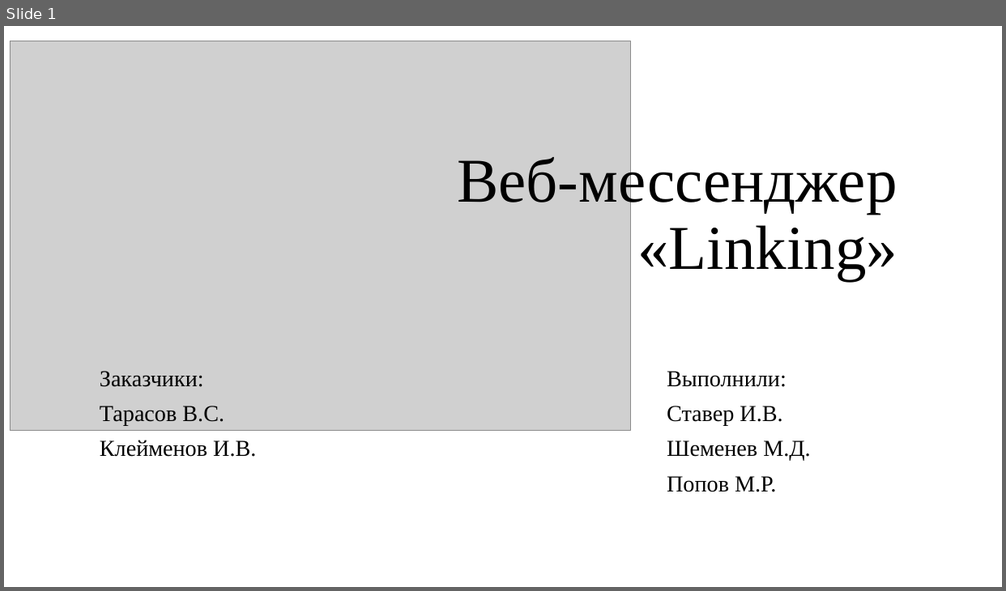
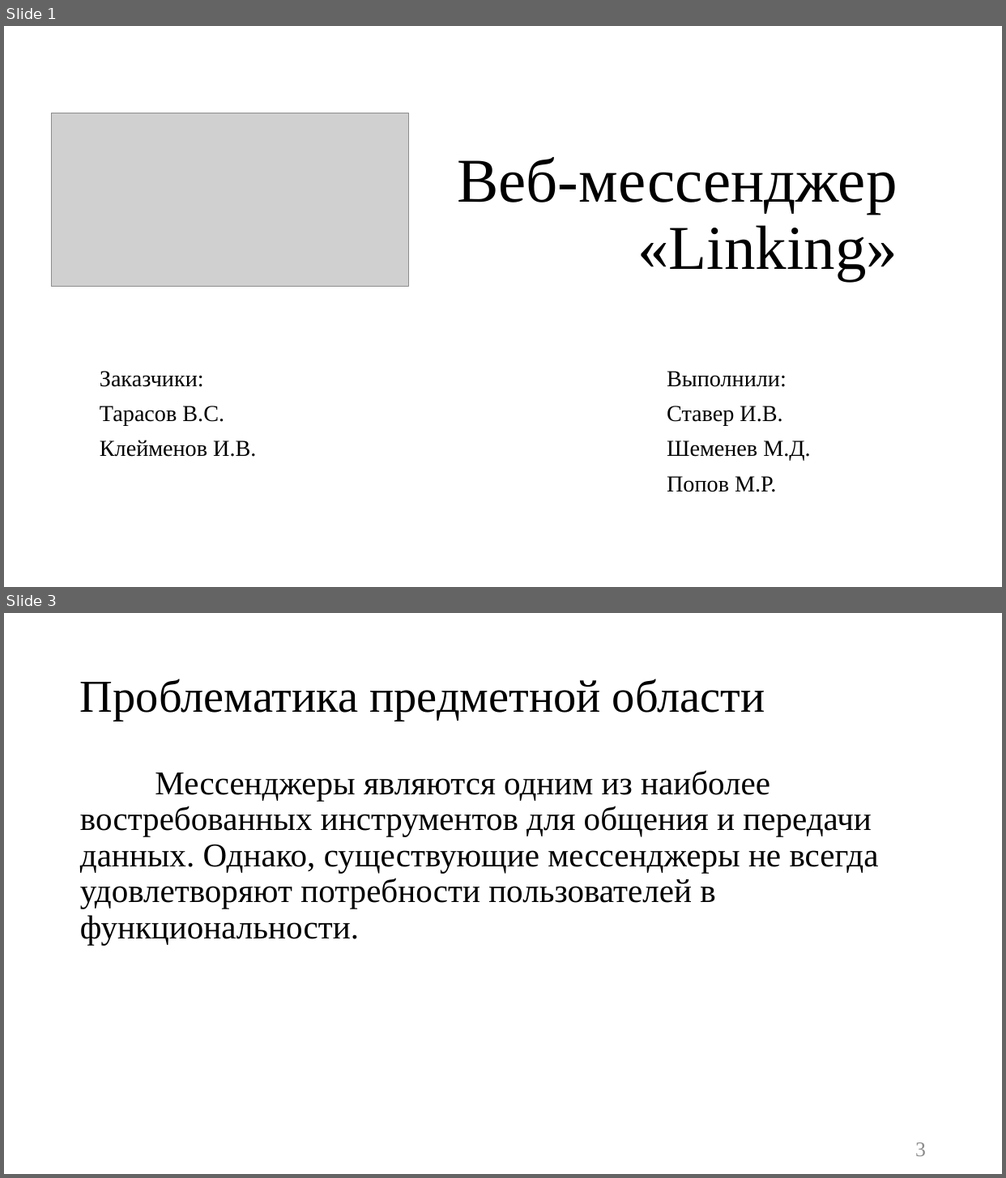
Before and after one commit to TouristTokyo/messenger_project, a slide deck: Documents/Презентация.pptx. Shown one above the other, each under a label of ours: slide 1 before the commit, slides 1 and 3 after it; the slides between them are not shown. The pictures are 1006x591 and 1006x1178 pixels, drawn with LibreOffice and Linux fonts; fonts in the diff are those of the drawing; grey boxes stand for pictures. Boxes give left, top, right and bottom in pixels: in the first picture for what was removed or moved away, otherwise in the second. Text is boxed around its words. In the diff, an @@ line names an element or a change of style, - is before the commit and + after.

```diff
--- a/Documents/Презентация.pptx
+++ b/Documents/Презентация.pptx
@@ slide 3 added at bbox=[4, 613, 1002, 1174], background #FFFFFF @@
@@ title added at bbox=[80, 679, 765, 721], 44 pt, text #000000 @@
+Проблематика предметной области
@@ text added at bbox=[80, 770, 879, 945], 32 pt, text #000000 @@
+Мессенджеры являются одним из наиболее востребованных инструментов для общения и передачи данных. Однако, существующие мессенджеры не всегда удовлетворяют потребности пользователей в функциональности.
@@ page number added at bbox=[915, 1143, 926, 1157], 20 pt, text #8C8C8C @@
+3
@@ slide 1 changed as well @@
@@ picture removed at bbox=[10, 41, 631, 431] @@
@@ picture added at bbox=[51, 113, 408, 287] @@
```
Also in this commit, not shown: 9 other slides changed, 11 other slides added, 2 slides removed, 1 other file.
